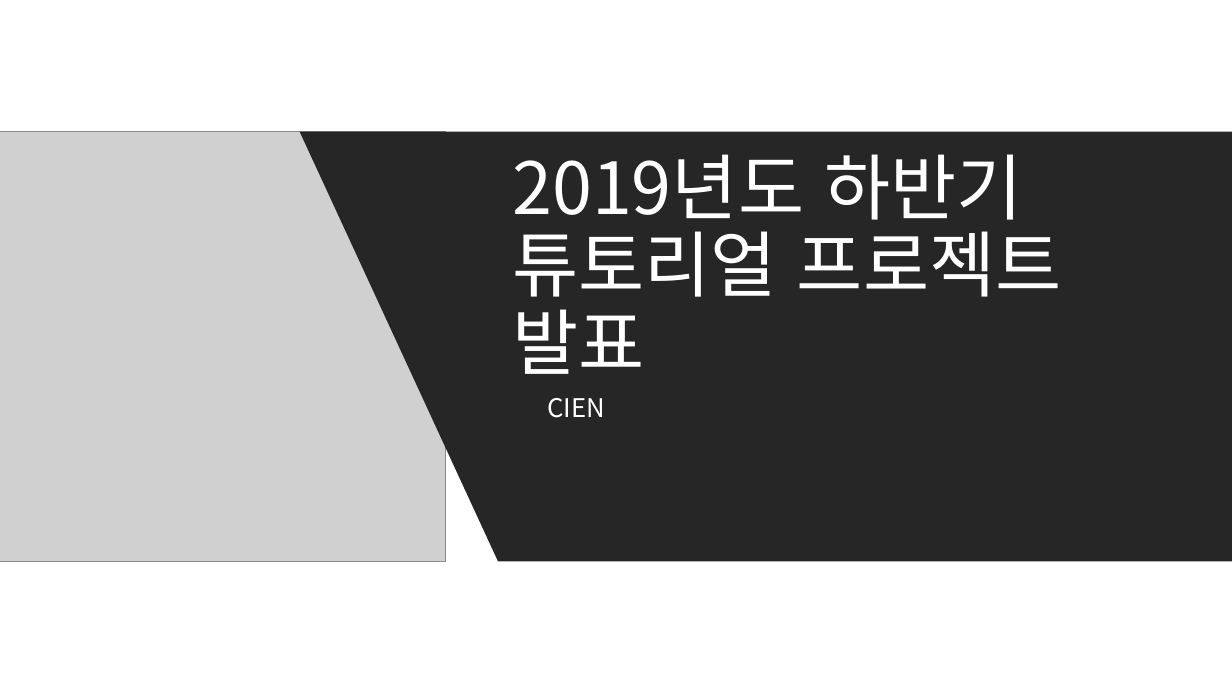
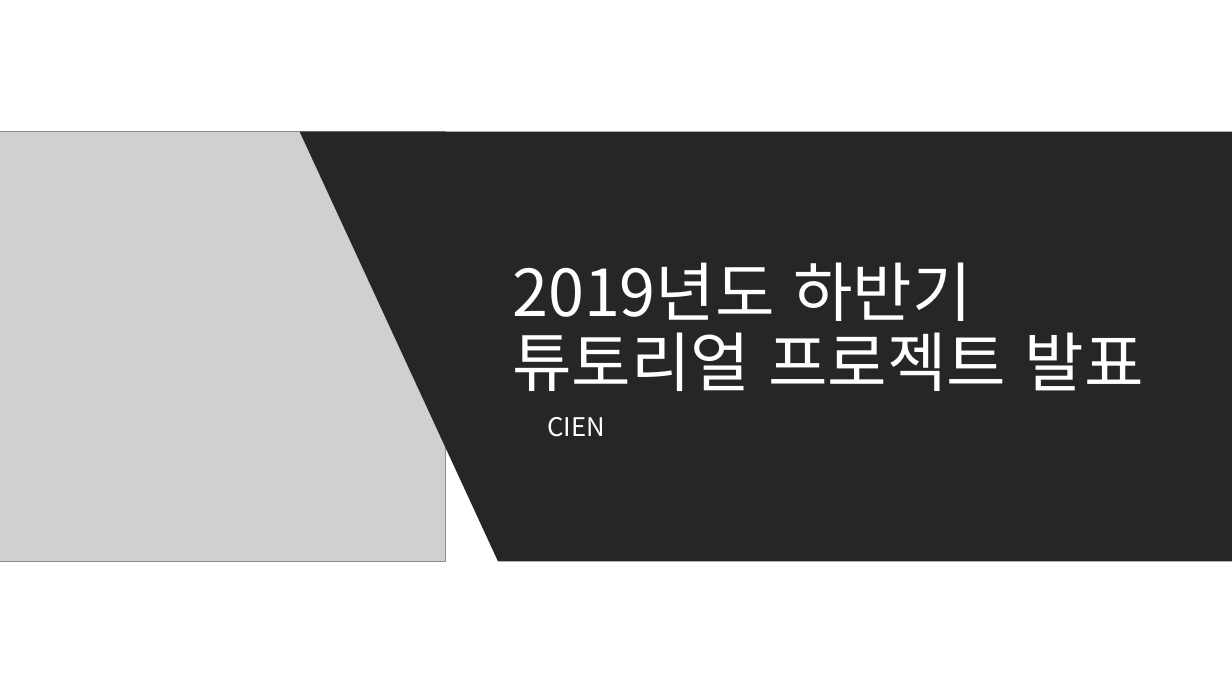
Before and after one commit to kjh99660/Study_powerpoint, a slide deck: slide 1 of 튜토리얼_프로젝트_최종발표.pptx. Drawn at 1232x693 pixels with LibreOffice and Linux fonts; fonts in the diff are those of the drawing; grey boxes stand for pictures. Boxes give left, top, right and bottom in pixels: in the first picture for what was removed or moved away, otherwise in the second. Text is boxed around its words. In the diff, an @@ line names an element or a change of style, - is before the commit and + after.

Commit message:
튜토리얼 프로젝트 최종 수정

```diff
--- a/튜토리얼_프로젝트_최종발표.pptx
+++ b/튜토리얼_프로젝트_최종발표.pptx
@@ title "2019년도 하반기 튜토리얼 프로젝트 발표": place and size @@
-title "2019년도 하반기 튜토리얼 프로젝트 발표" at bbox=[512, 154, 1062, 374]
+title "2019년도 하반기 튜토리얼 프로젝트 발표" at bbox=[512, 262, 1144, 391]
@@ title "2019년도 하반기 튜토리얼 프로젝트 발표" at bbox=[512, 262, 1144, 391]: size 56 to 50.4 pt @@
@@ subtitle "CIEN": place and size @@
-subtitle "CIEN" at bbox=[548, 398, 606, 418]
+subtitle "CIEN" at bbox=[548, 417, 606, 437]
```
Also in this commit, not shown: 4 other slides changed.
